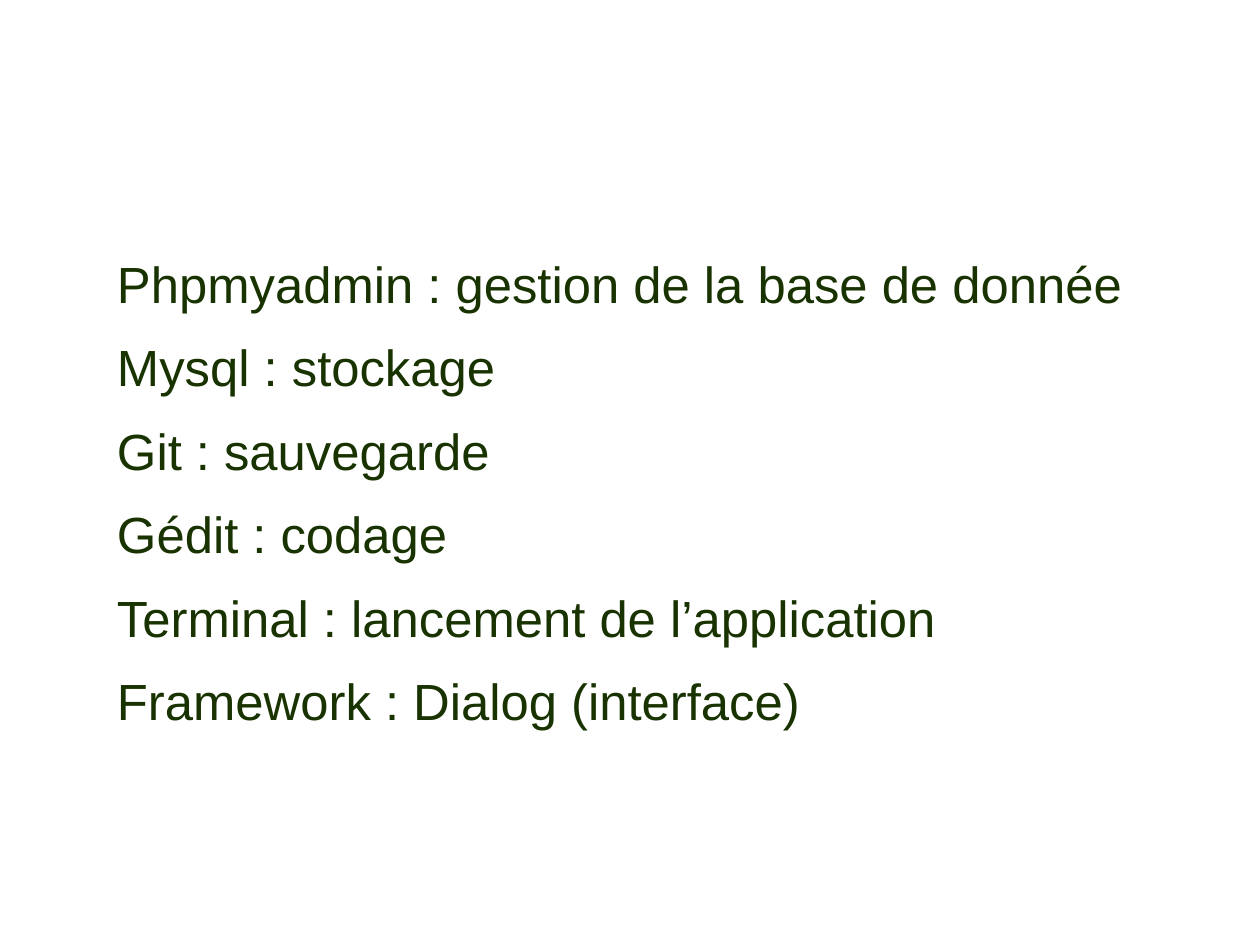
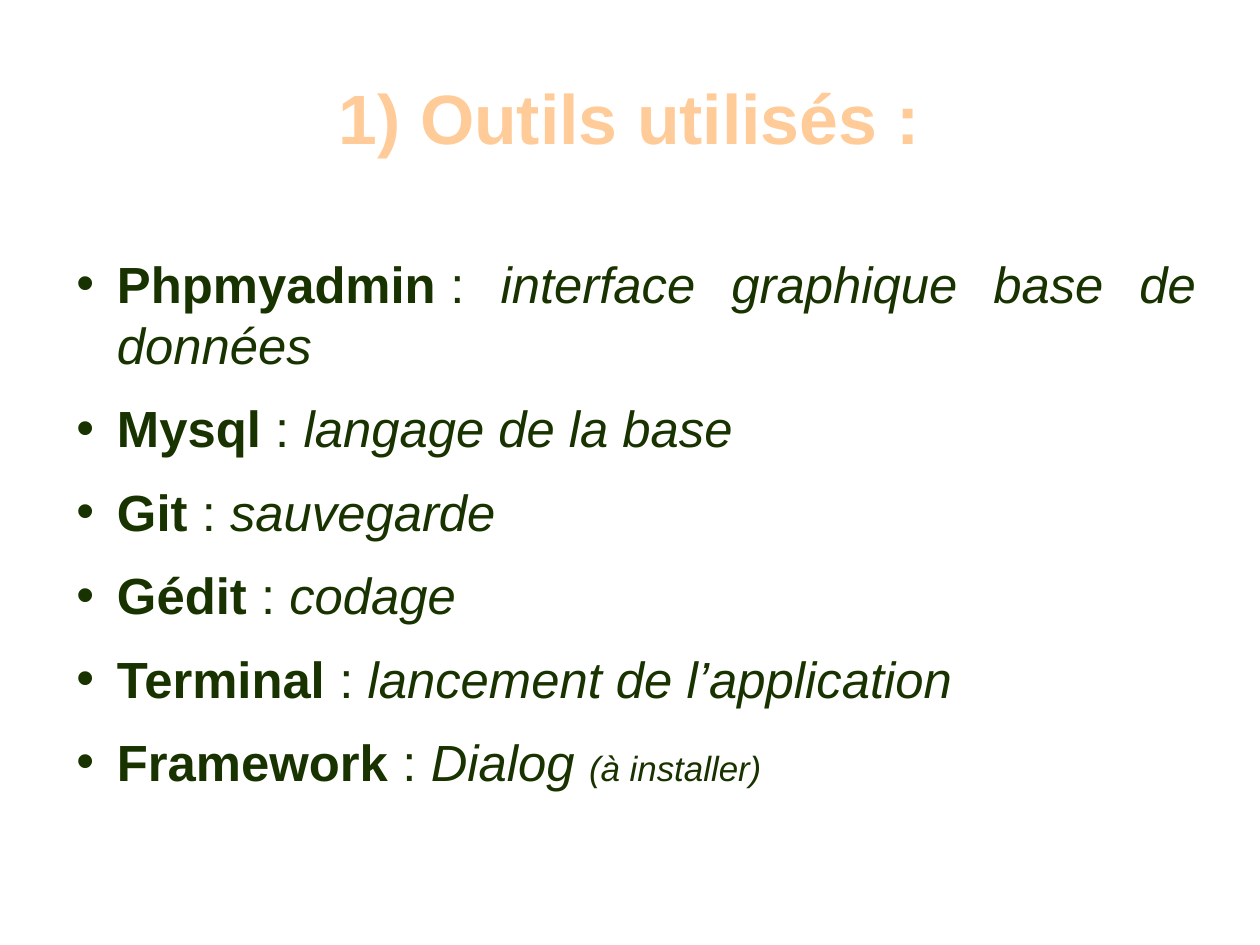
Before and after one commit to beugin/Signe_astrologique, a slide deck: slide 5 of dossier_presentation.odp (slide 4 before the commit). Drawn at 1260x945 pixels with LibreOffice and Linux fonts; fonts in the diff are those of the drawing; background and template pictures are left out. Boxes give left, top, right and bottom in pixels: in the first picture for what was removed or moved away, otherwise in the second. Text is boxed around its words. In the diff, an @@ line names an element or a change of style, - is before the commit and + after.

```diff
--- a/dossier_presentation.odp
+++ b/dossier_presentation.odp
@@ title "1) Outils utilisés :" at box(339, 93, 877, 157): text colour #FFFFFF to #FFCC99 @@
@@ text at box(117, 266, 1195, 458): text changed; italic on @@
-● Phpmyadmin : gestion de la base de donnée
-● Mysql : stockage
+• Phpmyadmin : interface graphique base de données
+• Mysql : langage de la base
@@ text at box(117, 494, 952, 708): bold on in "Git", "Gédit", "Terminal"; italic on in "sauvegarde", "codage", "lancement de l’application"; bullet ● to • @@
@@ text at box(117, 744, 762, 792): text changed; italic on @@
-● Framework : Dialog (interface)
+• Framework : Dialog (à installer)
```
Also in this commit, not shown: 5 other slides changed, 2 slides added, 1 slide removed.
